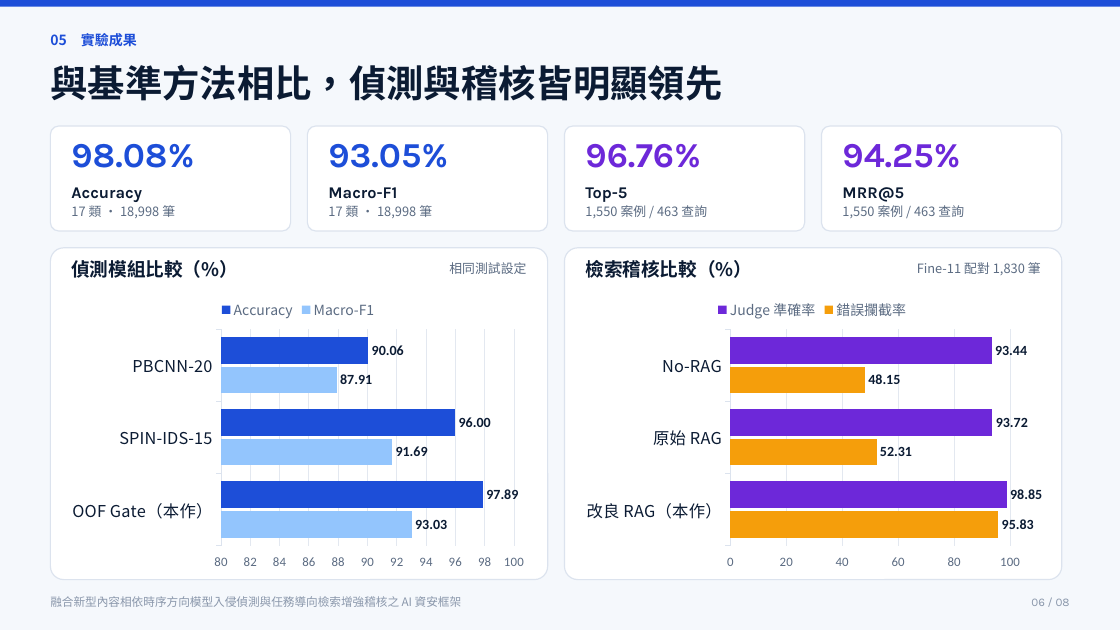
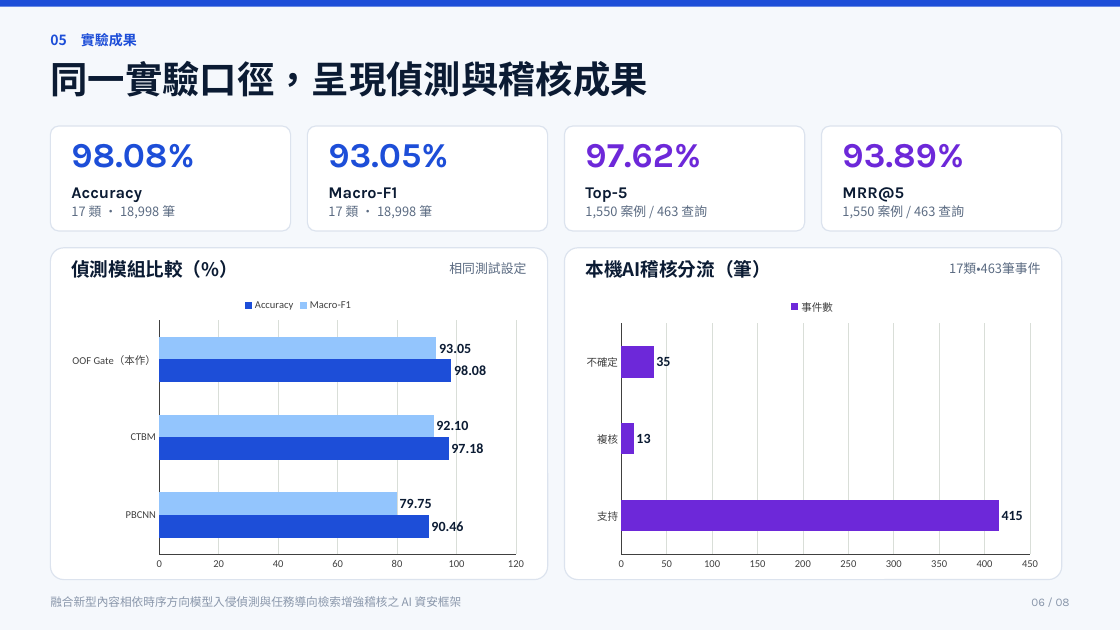
Before and after one commit to Lily09-project/innoserve-competition, a slide deck: slide 6 of deliverables/決賽簡報_AI資安框架.pptx. Drawn at 1120x630 pixels with LibreOffice and Linux fonts; fonts in the diff are those of the drawing. Boxes give left, top, right and bottom in pixels: in the first picture for what was removed or moved away, otherwise in the second. Text is boxed around its words. In the diff, an @@ line names an element or a change of style, - is before the commit and + after.

```diff
--- a/deliverables/決賽簡報_AI資安框架.pptx
+++ b/deliverables/決賽簡報_AI資安框架.pptx
@@ text at (x1=50, y1=61, x2=648, y2=97): text changed @@
-與基準方法相比，偵測與稽核皆明顯領先
+同一實驗口徑，呈現偵測與稽核成果
@@ text at (x1=585, y1=144, x2=700, y2=168): text changed @@
-96.76%
+97.62%
@@ text at (x1=842, y1=144, x2=963, y2=168): text changed @@
-94.25%
+93.89%
@@ text at (x1=585, y1=260, x2=771, y2=278): text changed @@
-檢索稽核比較（%）
+本機AI稽核分流（筆）
@@ text at (x1=949, y1=262, x2=1040, y2=274): text changed @@
-Fine-11 配對 1,830 筆
+17類・463筆事件
@@ bar chart at (x1=63, y1=290, x2=534, y2=576) @@
-categories: OOF Gate（本作）, SPIN-IDS-15, PBCNN-20
+categories: OOF Gate（本作）, CTBM, PBCNN
-Macro-F1: 93.03, 91.69, 87.91
+Macro-F1: 93.05, 92.1, 79.75
-Accuracy: 97.89, 96, 90.06
+Accuracy: 98.08, 97.18, 90.46
@@ legend changed @@
@@ category axis changed @@
@@ value axis changed @@
@@ bar spacing changed @@
@@ lettering changed @@
@@ bar chart at (x1=577, y1=290, x2=1048, y2=576) @@
-categories: 改良 RAG（本作）, 原始 RAG, No-RAG
+categories: 不確定, 複核, 支持
-錯誤攔截率: 95.83, 52.31, 48.15
+事件數: 35, 13, 415
@@ colour of 事件數 #F59E0B to #6D28D9 @@
@@ data labels of 事件數 changed @@
-Judge 準確率: 98.85, 93.72, 93.44
@@ legend changed @@
@@ category axis changed @@
@@ value axis changed @@
@@ bar spacing changed @@
@@ lettering changed @@
```
Also in this commit, not shown: 5 other slides changed, 29 other files.
